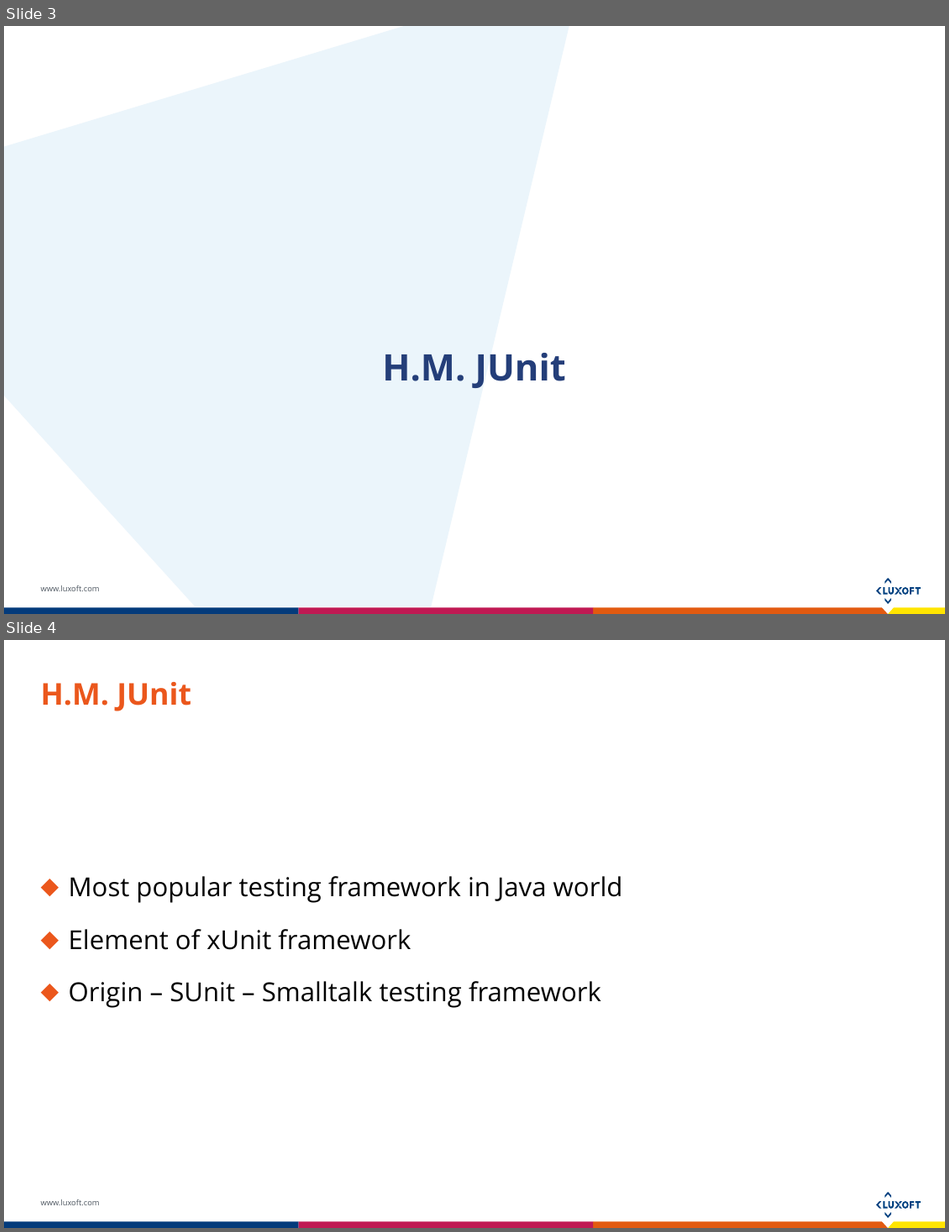
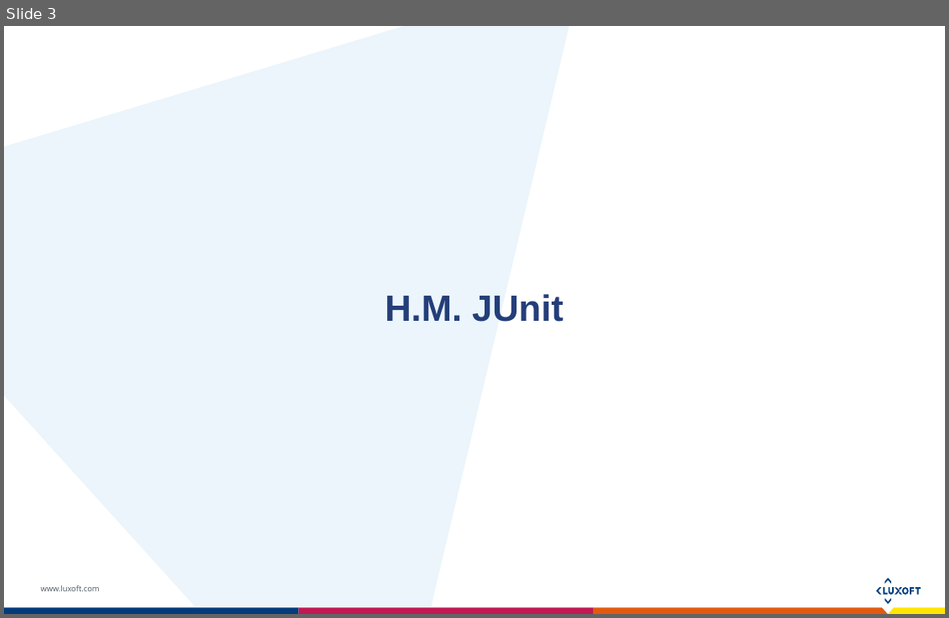
Before and after one commit to Koziolek/junit5-holy-grail-of-units-tests, a slide deck: junit5-luxoft-logeek-version.pptx. Shown one above the other, each under a label of ours: slides 3 and 4 before the commit, slide 3 after it. The pictures are 949x1232 and 949x618 pixels, drawn with LibreOffice and Linux fonts; fonts in the diff are those of the drawing. Boxes give left, top, right and bottom in pixels: in the first picture for what was removed or moved away, otherwise in the second. Text is boxed around its words. In the diff, an @@ line names an element or a change of style, - is before the commit and + after.

```diff
--- a/junit5-luxoft-logeek-version.pptx
+++ b/junit5-luxoft-logeek-version.pptx
@@ slide 4 removed at (4,640,945,1228), background #FFFFFF; not listed: 16 template elements that a slide beside it also shows @@
@@ title removed at (41,682,191,711) @@
-H.M. JUnit
@@ text removed at (69,876,623,1008) @@
-⬥ Most popular testing framework in Java world
-⬥ Element of xUnit framework
-⬥ Origin – SUnit – Smalltalk testing framework
@@ slide 3 changed as well @@
@@ title "H.M. JUnit": place and size @@
-title "H.M. JUnit" at (382,353,566,389)
+title "H.M. JUnit" at (385,294,563,322)
@@ title "H.M. JUnit" at (385,294,563,322): font Open Sans to Arial @@
```
Also in this commit, not shown: 8 other slides changed, 4 slides added, 1 other slide removed, 2 other files.
